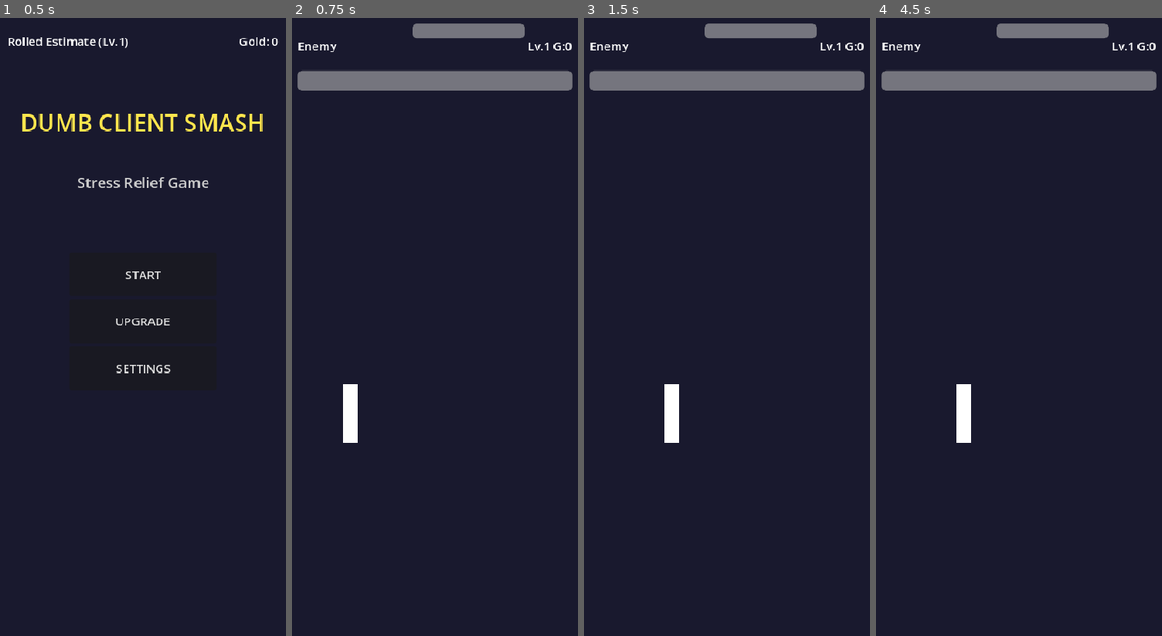
Above: before the commit, frames 1-4 (left to right).
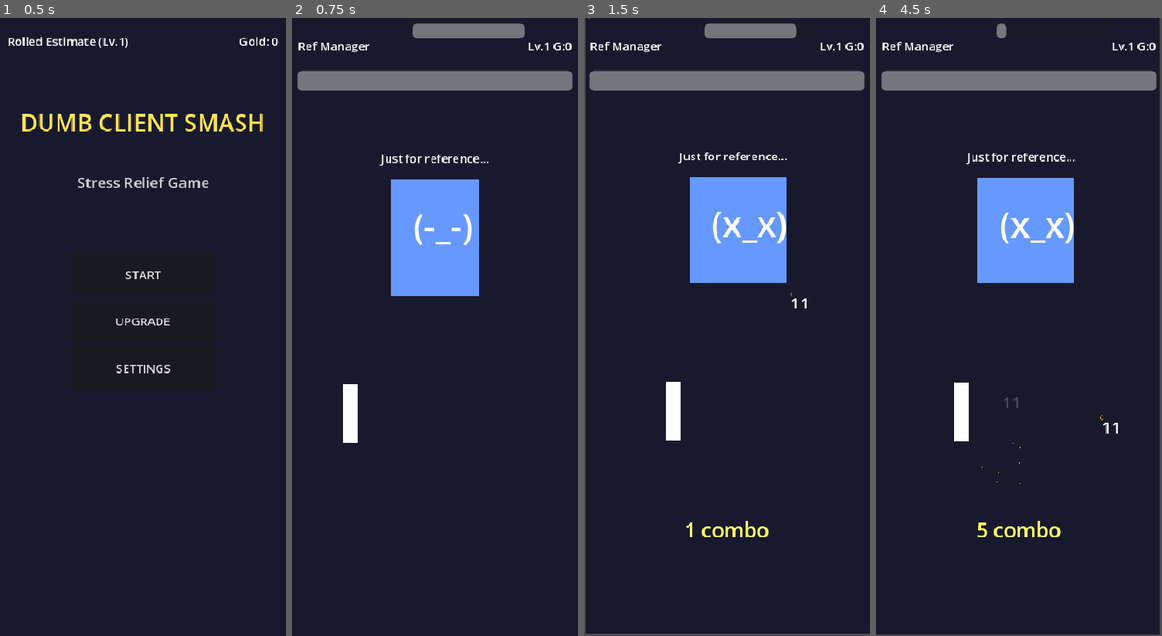
Above: after the commit, the same moments.

Repository: keun4jang/dumb-client-smash
Game: Godot game, scene res://scenes/main/MainMenu.tscn
The game is run twice, just before and just after one commit, with the same random seed, the same clock (stepped at 60 frames per second) and the same inputs.
Inputs (mouse positions are in pixels of both pictures, inside the frame that each line leads up to):
- Up to frame 1 (0.5 s): no input
- Up to frame 2 (0.75 s): click "START" at 0.5 s
- Up to frame 3 (1.5 s): tap Enter at 1.25 s; move the mouse to (789, 296) at 1.27 s; click (789, 296) at 1.42 s
- Up to frame 4 (4.5 s): move the mouse to (961, 357) at 2.02 s; click (961, 357) at 2.17 s; move the mouse to (1047, 191) at 2.77 s; click (1047, 191) at 2.92 s; move the mouse to (1004, 450) at 3.52 s; click (1004, 450) at 3.67 s; move the mouse to (1104, 419) at 4.27 s; click (1104, 419) at 4.42 s

Frame 1 is identical in both runs. In frame 2, 6.2% of the frame differs, in the area x 2-69%, y 3-45%; in frame 3, 7.7%; in frame 4, 8.6%, in the area x 0-100%, y 0-100%.
Error before the commit: Parse Error: Could not find type "CameraShake" in the current scope. (res://scripts/feedback/HitFeedbackManager.gd:12)
Error after the commit: Invalid assignment of property or key 'max_value' with value of type 'int' on a base object of type 'null instance'. (res://scripts/ui/BattleUI.gd:34)

Commit message:
Add class_name CameraShake for type casting in HitFeedbackManager
Co-Authored-By: Claude Sonnet 4.6 <noreply@anthropic.com>
Claude-Session: https://claude.ai/code/session_019FJzSkDE8Dwf5TK3RMH63g

Diff:
--- a/scripts/feedback/CameraShake.gd
+++ b/scripts/feedback/CameraShake.gd
@@ -1,4 +1,5 @@
 extends Camera2D
+class_name CameraShake
 
 var _shake_tween: Tween
 var _base_offset := Vector2.ZERO
